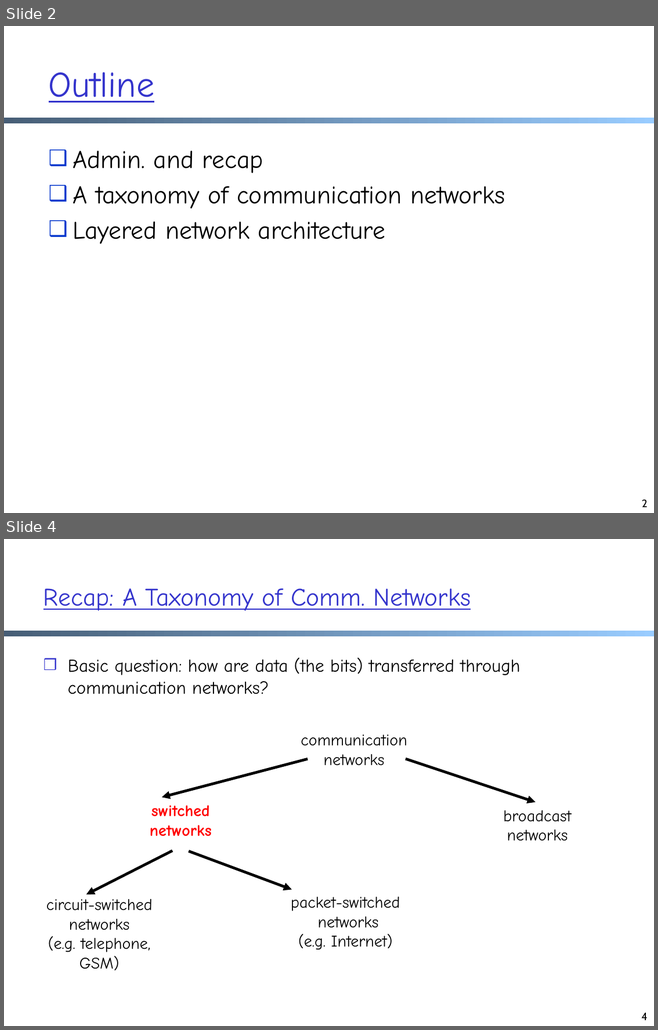
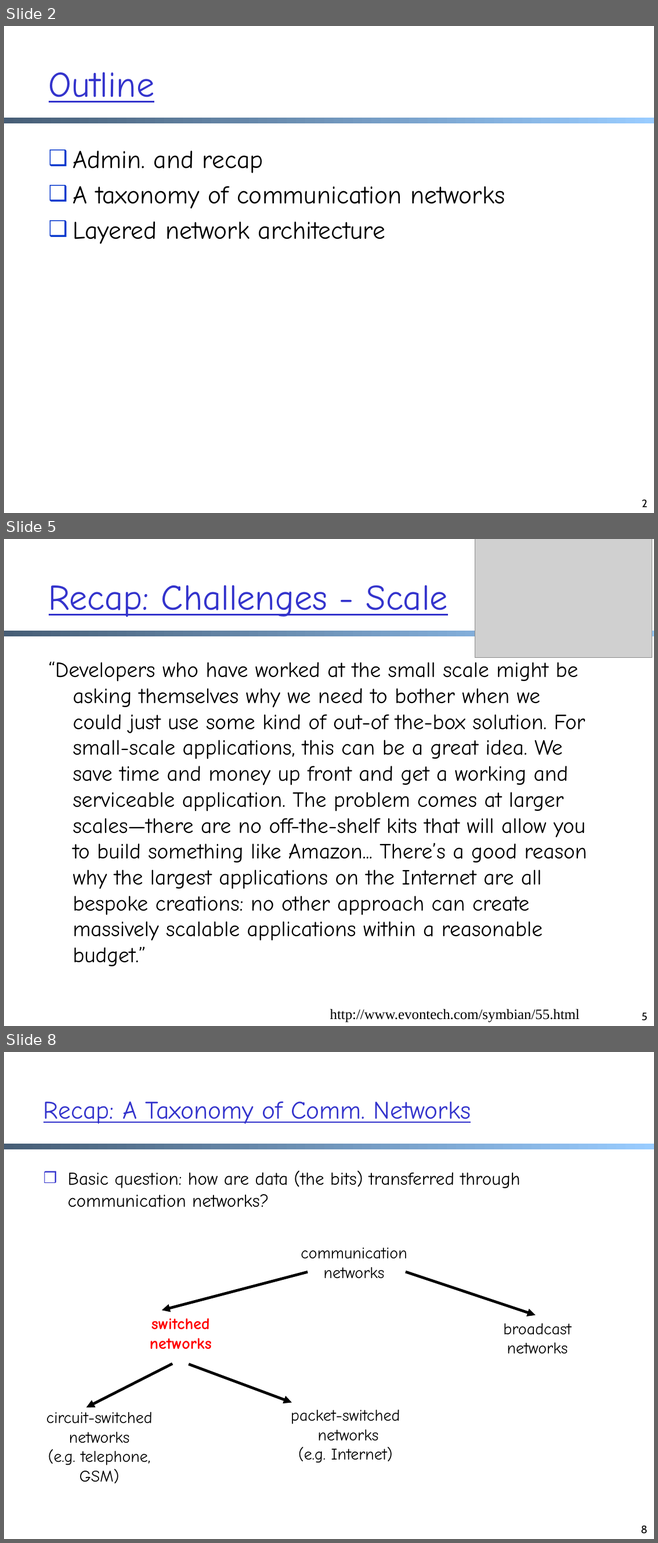
Before and after one commit to xiangq27/xiangq27.github.io, a slide deck: courses/cnns-xmuf21/files/lectures/architecture.pptx. Shown one above the other, each under a label of ours: slides 2 and 4 before the commit, slides 2, 5 and 8 after it; the slides between them are not shown. The pictures are 658x1030 and 658x1543 pixels, drawn with LibreOffice and Linux fonts; fonts in the diff are those of the drawing; grey boxes stand for pictures. Boxes give left, top, right and bottom in pixels: in the first picture for what was removed or moved away, otherwise in the second. Text is boxed around its words. In the diff, an @@ line names an element or a change of style, - is before the commit and + after.

```diff
--- a/courses/cnns-xmuf21/files/lectures/architecture.pptx
+++ b/courses/cnns-xmuf21/files/lectures/architecture.pptx
@@ slide 5 added at bbox=[4, 539, 654, 1026], background #FFFFFF; not listed: 2 template elements that a slide beside it also shows @@
@@ picture added at bbox=[475, 539, 652, 657] @@
@@ title added at bbox=[49, 585, 448, 617], 40 pt, text #3333CC, underline @@
+Recap: Challenges - Scale
@@ text added at bbox=[49, 661, 587, 966], 24 pt, text #000000 @@
+“Developers who have worked at the small scale might be asking themselves why we need to bother when we could just use some kind of out-of the-box solution. For small-scale applications, this can be a great idea. We save time and money up front and get a working and serviceable application. The problem comes at larger scales—there are no off-the-shelf kits that will allow you to build something like Amazon... There’s a good reason why the largest applications on the Internet are all bespoke creations: no other approach can create massively scalable applications within a reasonable budget.”
@@ text added at bbox=[330, 1009, 579, 1023], 16 pt, text #000000 @@
+http://www.evontech.com/symbian/55.html
@@ page number added at bbox=[641, 1013, 647, 1021], 12 pt, text #000000 @@
+5
@@ what was slide 4 is now slide 8 @@
@@ page number at bbox=[640, 1525, 647, 1534]: text changed @@
-4
+8
```
Also in this commit, not shown: 35 slides changed, 27 other slides added, 4 other files.
